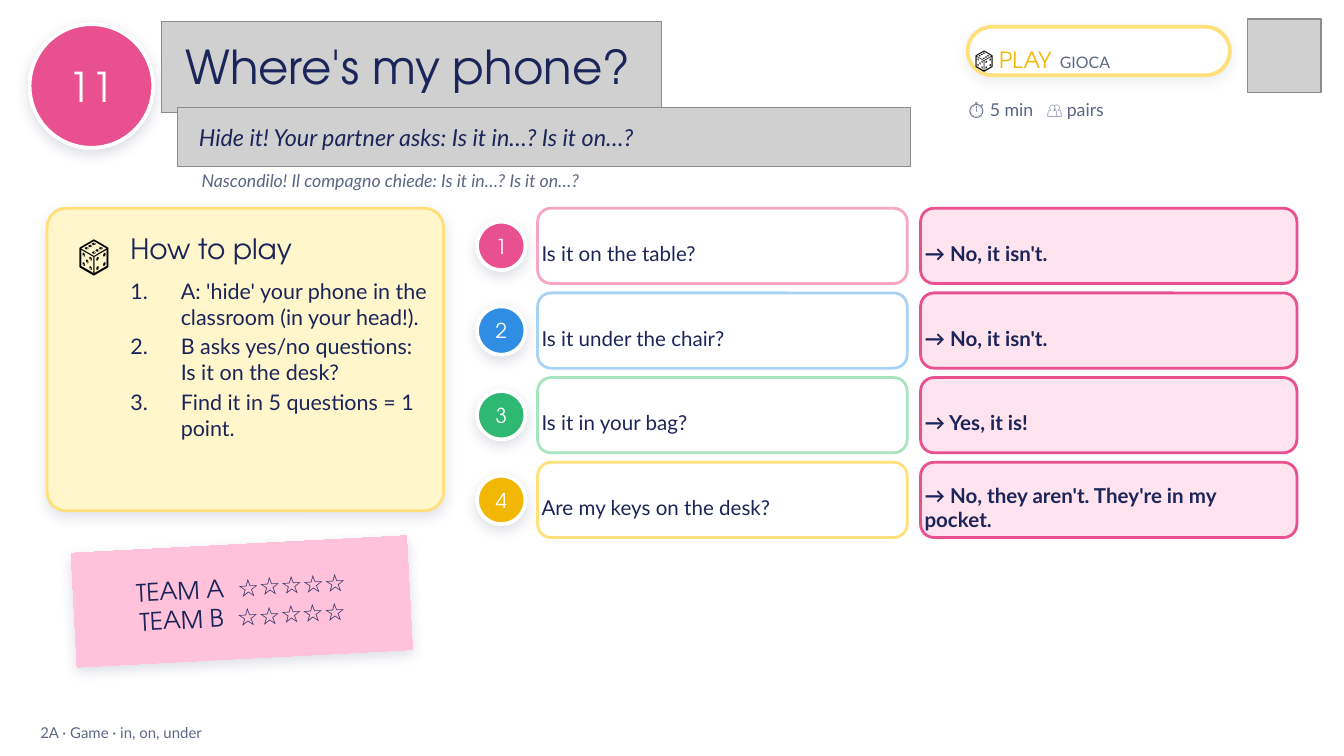
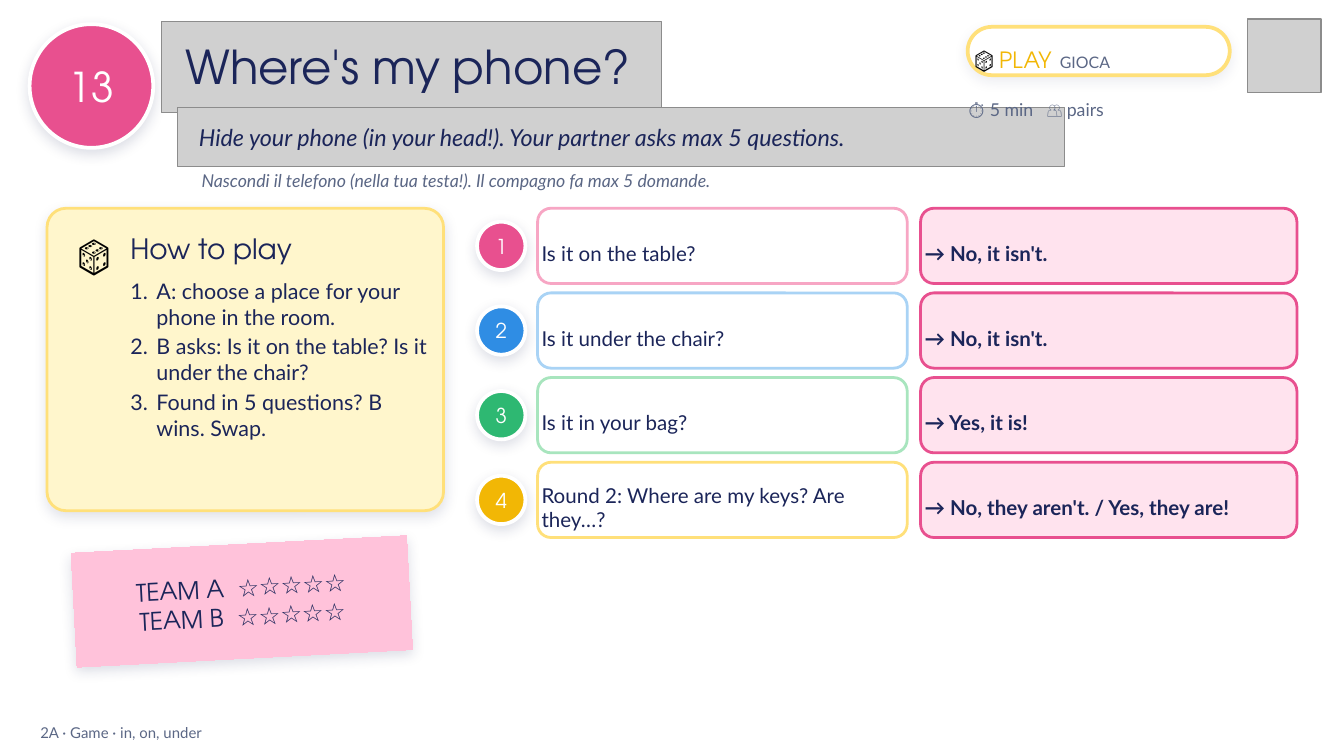
Before and after one commit to londonlanguageschool/Bagheria-, a slide deck: slide 13 of materials/EFE/EFE_2A_Tidy_or_untidy.pptx (slide 11 before the commit). Drawn at 1344x756 pixels with LibreOffice and Linux fonts; fonts in the diff are those of the drawing; grey boxes stand for pictures; background and template pictures are left out. Boxes give left, top, right and bottom in pixels: in the first picture for what was removed or moved away, otherwise in the second. Text is boxed around its words. In the diff, an @@ line names an element or a change of style, - is before the commit and + after.

```diff
--- a/materials/EFE/EFE_2A_Tidy_or_untidy.pptx
+++ b/materials/EFE/EFE_2A_Tidy_or_untidy.pptx
@@ text in ellipse at box(69, 71, 114, 103): text changed @@
-11
+13
@@ picture: place and size @@
-picture at box(177, 108, 911, 167)
+picture at box(177, 108, 1064, 167)
@@ text at box(199, 128, 844, 150): text changed @@
-Hide it! Your partner asks: Is it in…? Is it on…?
+Hide your phone (in your head!). Your partner asks max 5 questions.
@@ text at box(202, 173, 711, 190): text changed @@
-Nascondilo! Il compagno chiede: Is it in…? Is it on…?
+Nascondi il telefono (nella tua testa!). Il compagno fa max 5 domande.
@@ text at box(156, 283, 427, 440): text changed @@
-1. A: 'hide' your phone in the classroom (in your head!).
-2. B asks yes/no questions: Is it on the desk?
-3. Find it in 5 questions = 1 point.
+1. A: choose a place for your phone in the room.
+2. B asks: Is it on the table? Is it under the chair?
+3. Found in 5 questions? B wins. Swap.
@@ text in rounded rectangle at box(542, 488, 845, 533): text changed @@
-Are my keys on the desk?
+Round 2: Where are my keys? Are they…?
@@ text in rounded rectangle at box(950, 499, 1229, 519): text changed @@
-→ No, they aren't. They're in my pocket.
+→ No, they aren't. / Yes, they are!
```
Also in this commit, not shown: 11 other slides changed, 5 slides added, 3 slides removed, 2 other files.
